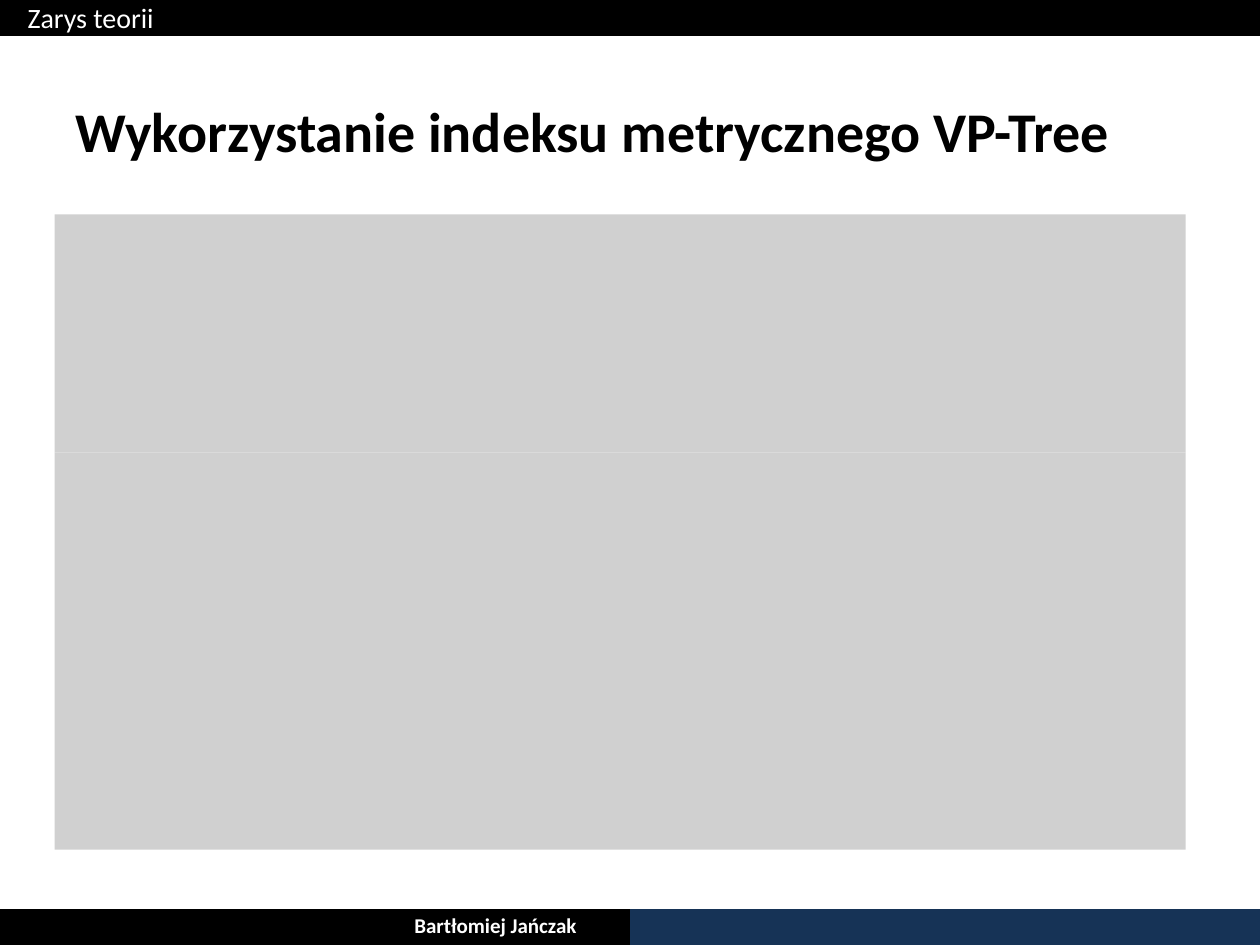
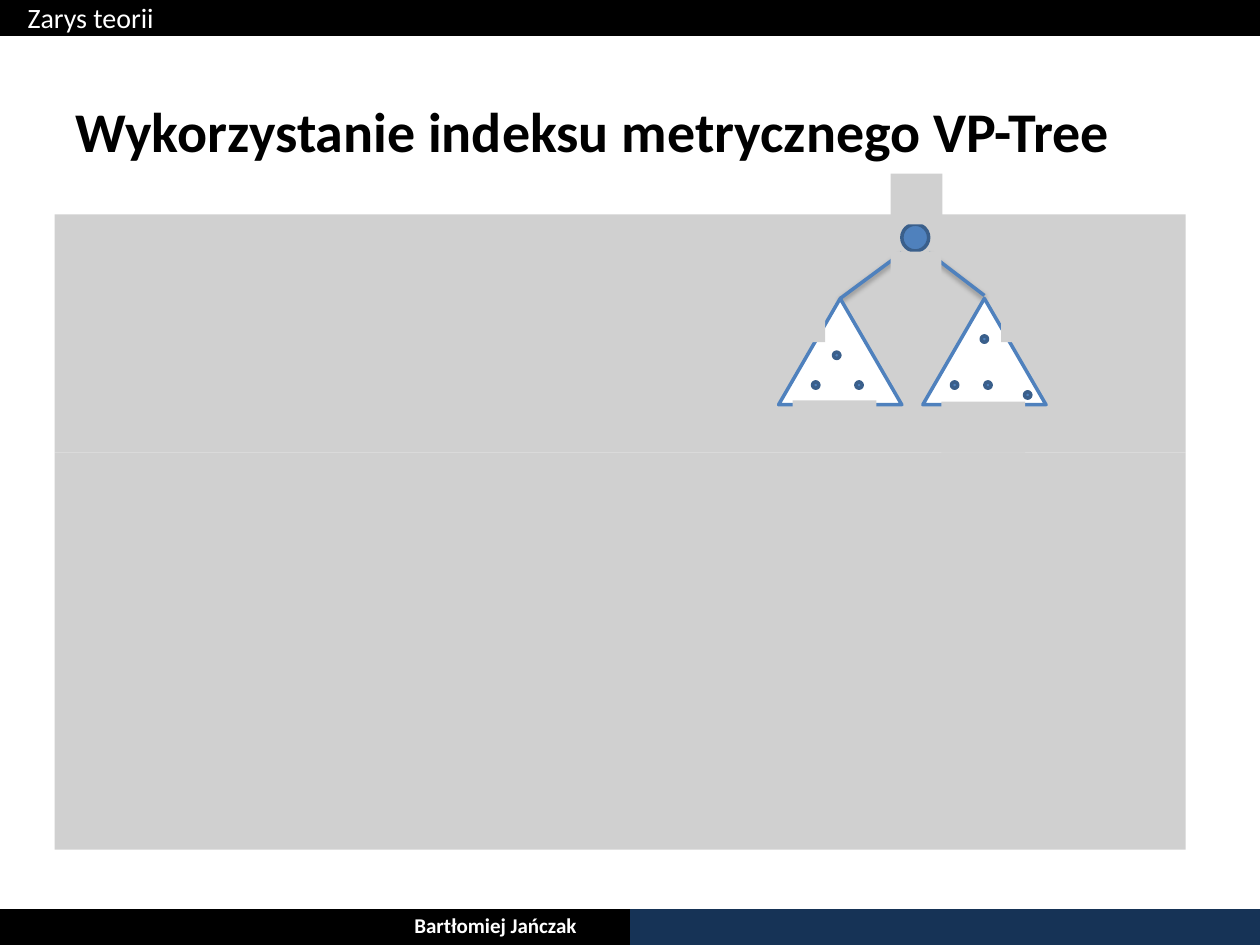
Before and after one commit to bjanczak/mgr, a slide deck: slide 9 of documents/prezentacja/Bartlomiej_Janczak_22_06_2013.pptx. Drawn at 1260x945 pixels with LibreOffice and Linux fonts; fonts in the diff are those of the drawing; grey boxes stand for pictures. Boxes give left, top, right and bottom in pixels: in the first picture for what was removed or moved away, otherwise in the second. Text is boxed around its words. In the diff, an @@ line names an element or a change of style, - is before the commit and + after.

```diff
--- a/documents/prezentacja/Bartlomiej_Janczak_22_06_2013.pptx
+++ b/documents/prezentacja/Bartlomiej_Janczak_22_06_2013.pptx
@@ group added at (713,174,1115,452): 8 ellipses, 6 pictures, 2 lines, 2 triangles @@
```
Also in this commit, not shown: 6 other slides changed, 4 slides added, 1 slide removed.
